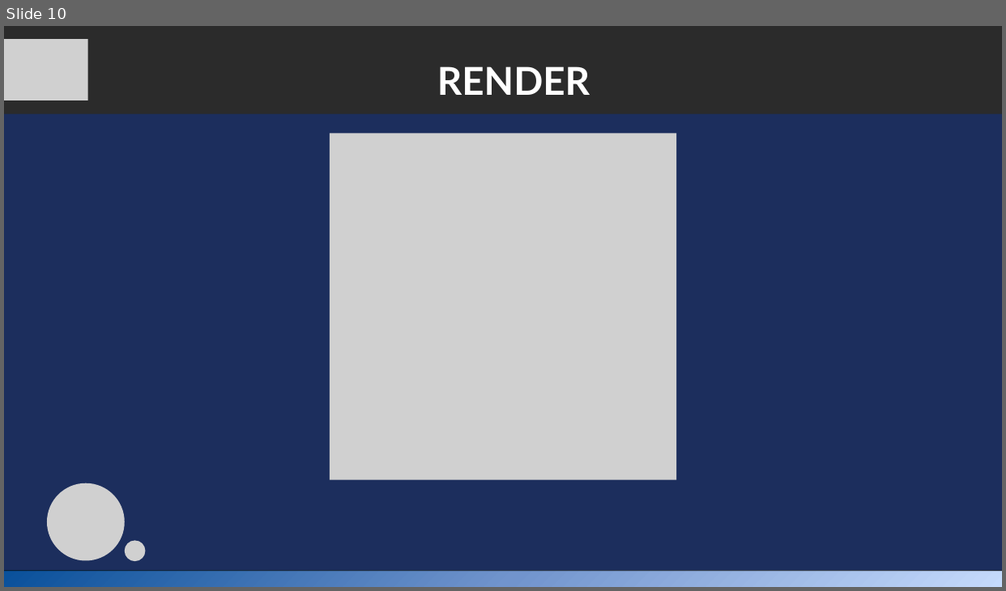
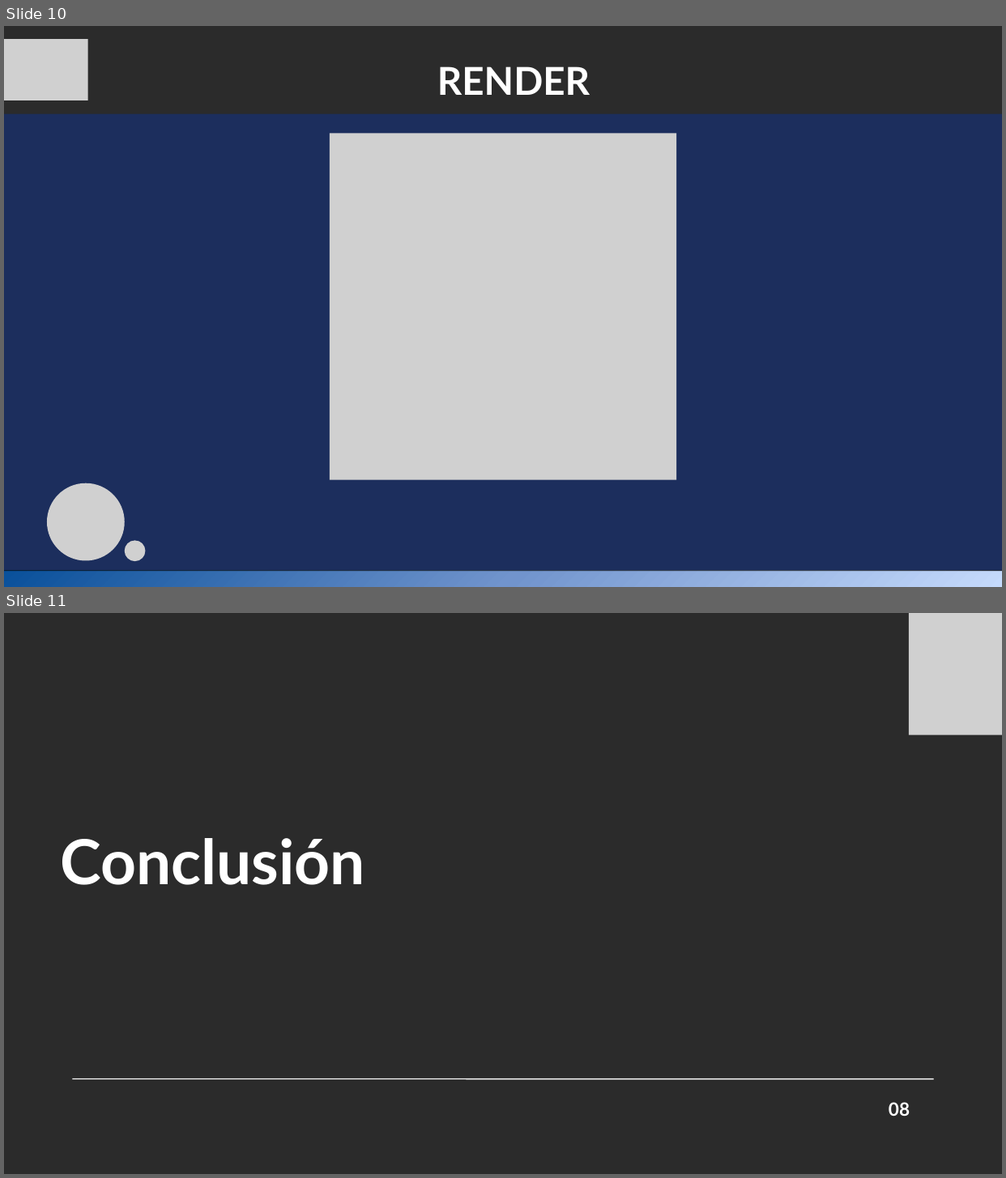
Before and after one commit to brianurbina/CAPSTONE_004D, a slide deck: Fase 3/Evidencias Grupales/Presentación Final del proyecto (Español).pptx. Shown one above the other, each under a label of ours: slide 10 before the commit, slides 10 and 11 after it. The pictures are 1006x591 and 1006x1178 pixels, drawn with LibreOffice and Linux fonts; fonts in the diff are those of the drawing; grey boxes stand for pictures; background and template pictures are left out; a plain dark background stands for a picture behind light text. Boxes give left, top, right and bottom in pixels: in the first picture for what was removed or moved away, otherwise in the second. Text is boxed around its words. In the diff, an @@ line names an element or a change of style, - is before the commit and + after.

```diff
--- a/Fase 3/Evidencias Grupales/Presentación Final del proyecto (Español).pptx
+++ b/Fase 3/Evidencias Grupales/Presentación Final del proyecto (Español).pptx
@@ slide 11 added at (4, 613, 1002, 1174), background picture (left out) @@
@@ picture added at (909, 613, 1002, 735) @@
@@ text added at (60, 838, 365, 885), 89.6 pt, text #FFFFFF, bold @@
+Conclusión
@@ line added from (72, 1079) to (934, 1079), #FFFFFF 1.5 pt @@
@@ text added at (889, 1102, 910, 1116), 26.4 pt, text #FFFFFF, bold @@
+08
```
Also in this commit, not shown: 1 slide changed, 1 slide removed, 2 other files.
